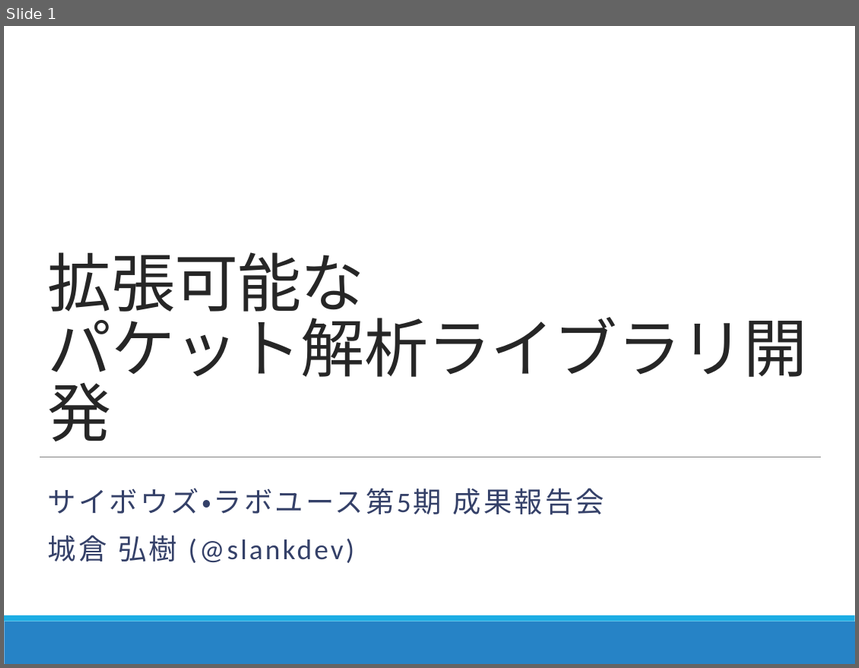
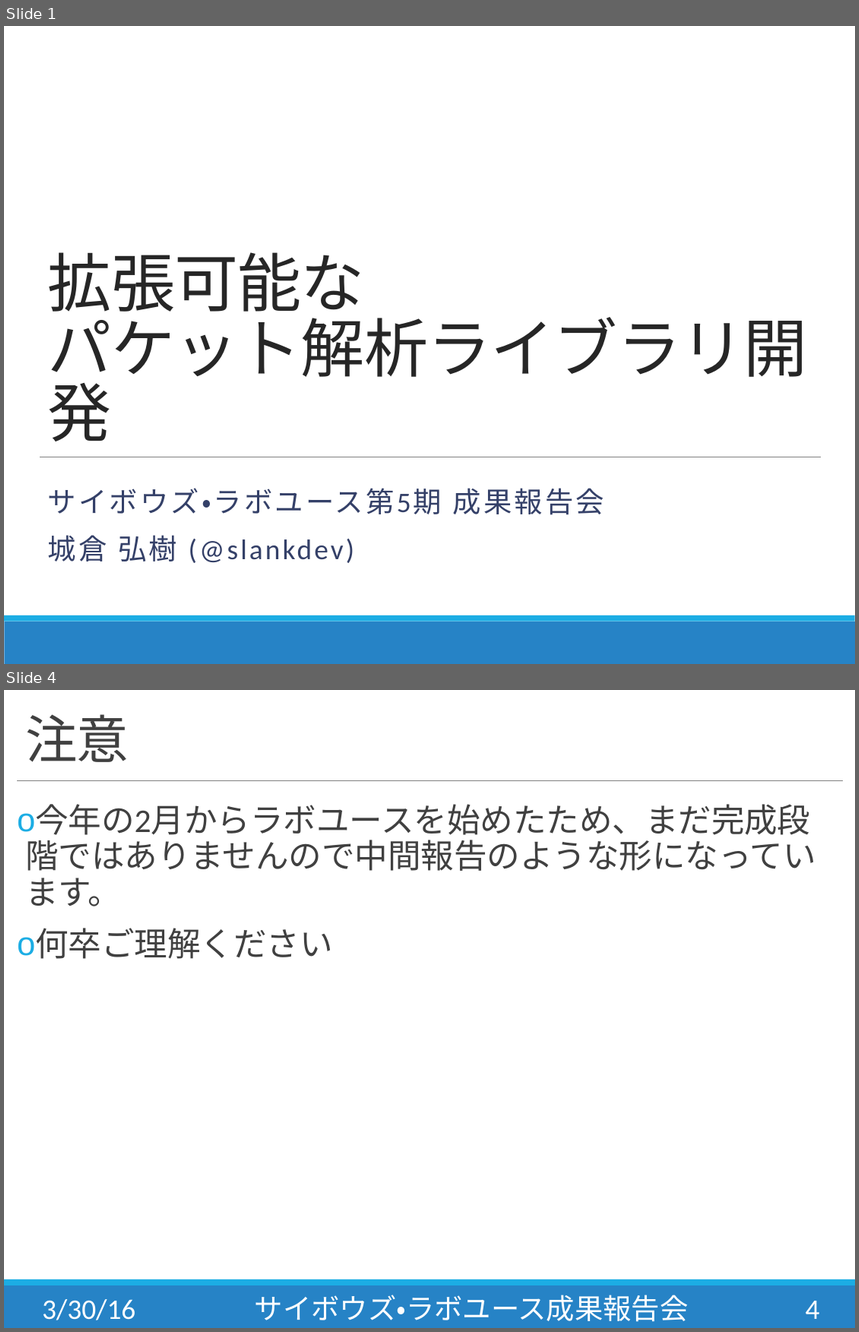
Before and after one commit to slankdev/CybozuLab, a slide deck: docs/lab5th_slankdev.pptx. Shown one above the other, each under a label of ours: slide 1 before the commit, slides 1 and 4 after it; the slides between them are not shown. The pictures are 859x668 and 859x1332 pixels, drawn with LibreOffice and Linux fonts; fonts in the diff are those of the drawing. Boxes give left, top, right and bottom in pixels: in the first picture for what was removed or moved away, otherwise in the second. Text is boxed around its words. In the diff, an @@ line names an element or a change of style, - is before the commit and + after.

```diff
--- a/docs/lab5th_slankdev.pptx
+++ b/docs/lab5th_slankdev.pptx
@@ slide 4 added at (4, 690, 855, 1328), background #FFFFFF; not listed: 2 template elements that a slide beside it also shows @@
@@ title added at (25, 714, 129, 762), 44 pt, text #404040 @@
+注意
@@ line added from (17, 781) to (843, 781), #808080 0.5 pt @@
@@ text added at (25, 804, 816, 959), 28 pt, text #404040 @@
+o 今年の2月からラボユースを始めたため、まだ完成段階ではありませんので中間報告のような形になっています。
+o 何卒ご理解ください
@@ text added at (42, 1300, 135, 1321), 24 pt, text #FFFFFF @@
+3/30/16
@@ text added at (255, 1295, 689, 1322), 24 pt, text #FFFFFF @@
+サイボウズ・ラボユース成果報告会
@@ page number added at (806, 1301, 820, 1319), 24 pt, text #FFFFFF @@
+4
```
Also in this commit, not shown: 2 slides changed, 10 other slides added, 9 other files.
